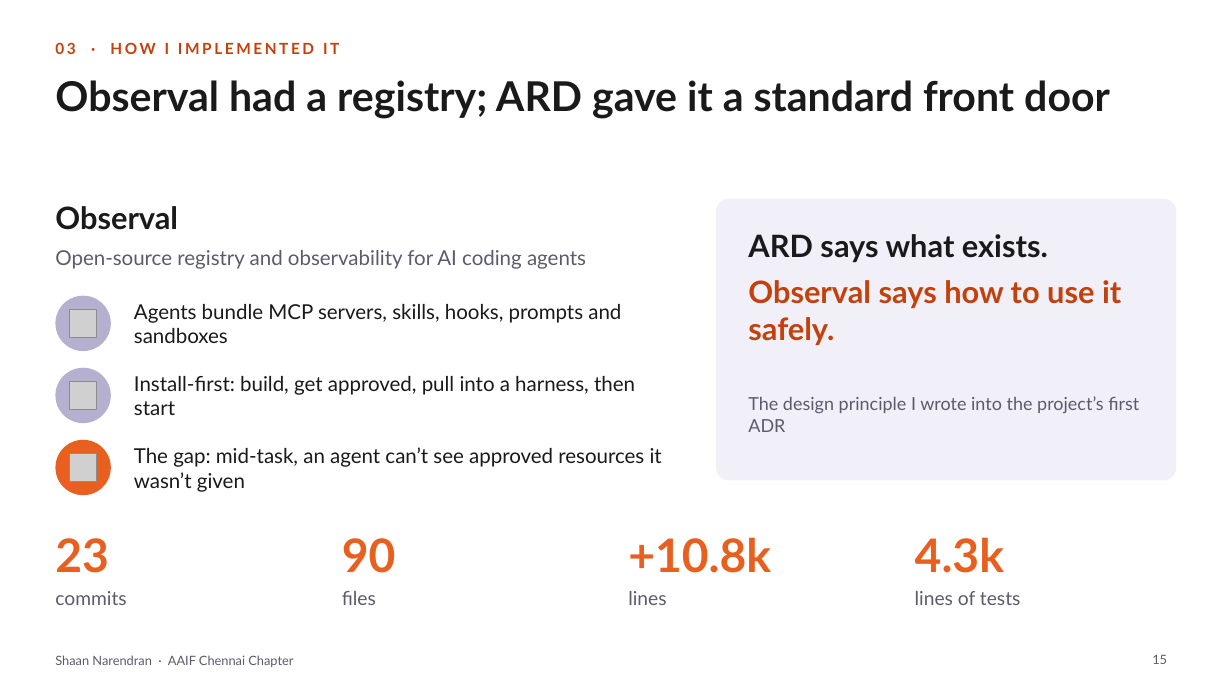
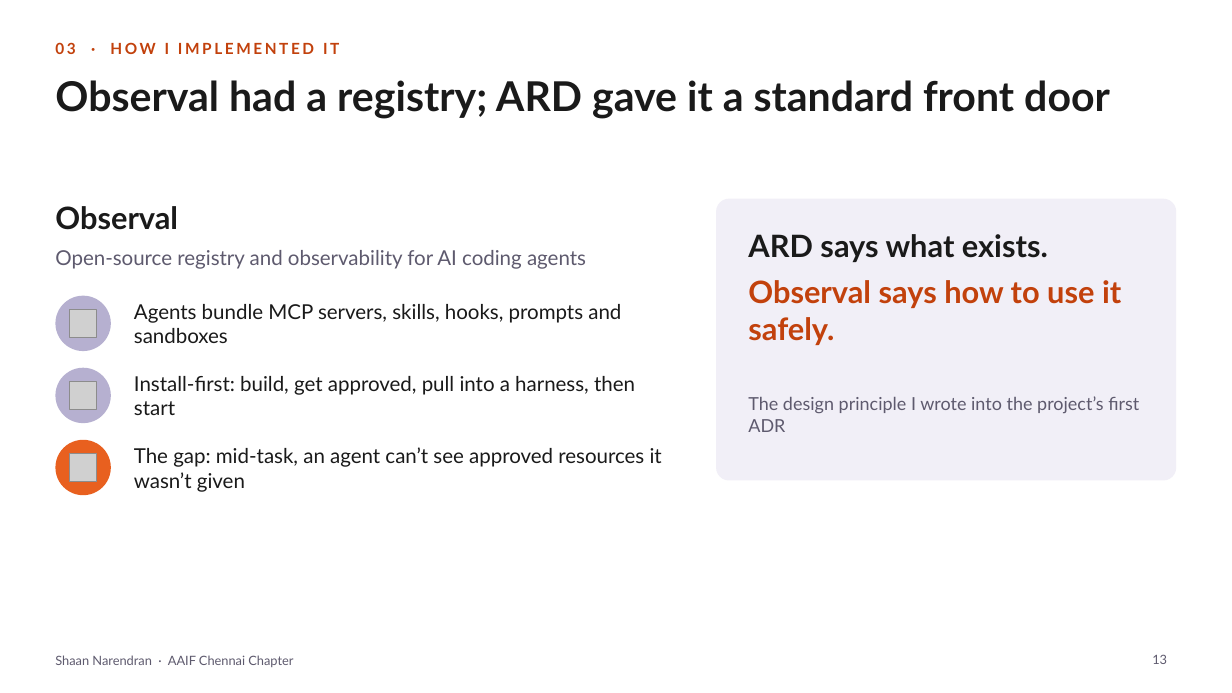
Before and after one commit to ShaanNarendran/Observal, a slide deck: slide 13 of talks/ard/ARD-AAIF-Chennai.pptx (slide 15 before the commit). Drawn at 1232x693 pixels with LibreOffice and Linux fonts; fonts in the diff are those of the drawing; grey boxes stand for pictures. Boxes give left, top, right and bottom in pixels: in the first picture for what was removed or moved away, otherwise in the second. Text is boxed around its words. In the diff, an @@ line names an element or a change of style, - is before the commit and + after.

```diff
--- a/talks/ard/ARD-AAIF-Chennai.pptx
+++ b/talks/ard/ARD-AAIF-Chennai.pptx
@@ text removed at [55,538,109,573] @@
-23
@@ text removed at [342,538,396,573] @@
-90
@@ text removed at [628,537,771,573] @@
-+10.8k
@@ text removed at [915,537,1004,573] @@
-4.3k
@@ text removed at [55,591,126,605] @@
-commits
@@ text removed at [342,591,376,605] @@
-files
@@ text removed at [628,591,666,605] @@
-lines
@@ text removed at [915,591,1021,605] @@
-lines of tests
@@ page number at [1152,654,1167,664]: text changed @@
-15
+13
```
Also in this commit, not shown: 1 other slide changed, 4 slides removed, 1 other file.
